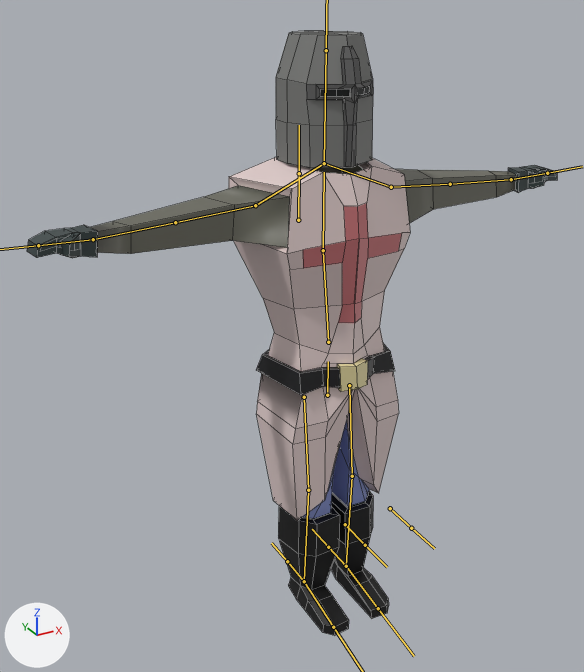
The FBX model KRON/Assets/Rendering/Models/templar.fbx, before and after one commit.
One viewpoint serves both versions: a 50 mm camera at (-1.179, -1.913, 1.923) aimed at (-0.111, 0.03, 0.952). The lights are fixed; the arrows at lower left show +X, +Y and +Z. The bones that bend it are drawn over the model as lines. Mesh edges are drawn as thin lines.
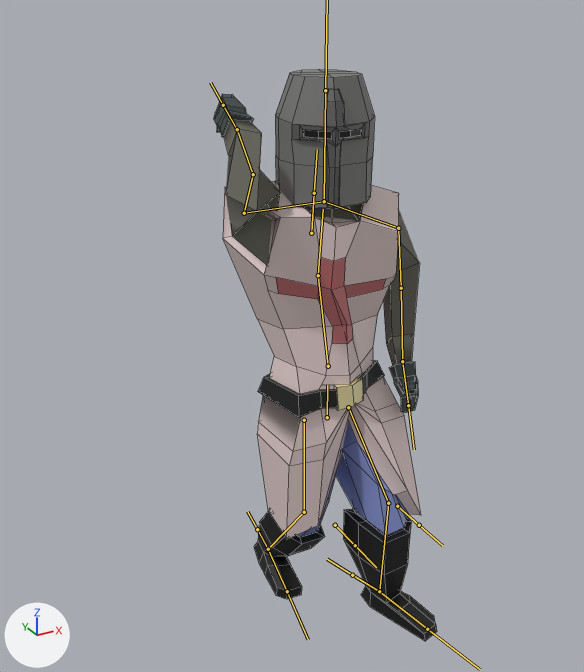
The newer file adds an action. The first version stands in its rest pose; the second is drawn at frame 1 of the action 'Armature|SwordOut'.

Boxes [x1, y1, x2, y2] around the edits, measured in the pictures (584 x 672 px):
'Cylinder', posed (58% narrower)
    before: [27, 31, 557, 635]
    after: [214, 70, 437, 641]
bone 'root', root to tip
    before: (327, 395) to (328, 361)
    after: (327, 417) to (327, 385)
bone 'spine 1', root to tip
    before: (328, 342) to (323, 250)
    after: (328, 366) to (318, 275)
bone 'spine 2', root to tip
    before: (323, 250) to (324, 172)
    after: (318, 275) to (323, 209)
bone 'head', root to tip
    before: (324, 163) to (326, 50)
    after: (324, 201) to (325, 90)
bone 'UpperArm.L', root to tip
    before: (391, 187) to (450, 184)
    after: (398, 228) to (401, 288)
bone 'LowerArm.L', root to tip
    before: (450, 184) to (511, 179)
    after: (401, 288) to (402, 361)
bone 'shoulder.R', root to tip
    before: (324, 163) to (255, 205)
    after: (324, 201) to (244, 213)
bone 'UpperArm.R', root to tip
    before: (255, 205) to (175, 222)
    after: (244, 213) to (253, 174)
bone 'LowerArm.R', root to tip
    before: (175, 222) to (93, 239)
    after: (253, 174) to (237, 129)
bone 'UpperLeg.L', root to tip
    before: (349, 385) to (352, 476)
    after: (348, 407) to (388, 503)
bone 'LowerLeg.L', root to tip
    before: (352, 476) to (346, 566)
    after: (388, 503) to (379, 591)
bone 'Foot.L', root to tip
    before: (346, 566) to (378, 608)
    after: (379, 591) to (427, 629)
bone 'UpperLeg.R', root to tip
    before: (304, 397) to (308, 490)
    after: (304, 420) to (304, 512)
bone 'LowerLeg.R', root to tip
    before: (308, 490) to (304, 581)
    after: (304, 512) to (268, 549)
bone 'Foot.R', root to tip
    before: (304, 581) to (333, 627)
    after: (268, 549) to (287, 591)

What the commit changed:
Bone 'root' (bone_root) moves from (0.0, 0.0, 0.0) to (0.0, -0.081, 0.0).
Bone 'spine 1' (bone_spine_1) turns from (0, 0, 0) to (-7, -4, -1) degrees about its own x, y and z.
Bone 'spine 2' (bone_spine_2) turns from (0, 0, 0) to (24, -16, -2) degrees about its own x, y and z.
Bone 'head' (bone_head) turns from (0, 0, 0) to (-17, 0, 0) degrees about its own x, y and z.
Bone 'UpperArm.L' (bone_upperarm_l) turns from (0, 0, 0) to (-2, 1, -75) degrees about its own x, y and z.
Bone 'LowerArm.L' (bone_lowerarm_l) turns from (0, 0, 0) to (33, 0, -15) degrees about its own x, y and z.
Bone 'shoulder.R' (bone_shoulder_r) turns from (0, 0, 0) to (13, 0, -25) degrees about its own x, y and z.
Bone 'UpperArm.R' (bone_upperarm_r) turns from (0, 0, 0) to (127, 43, 74) degrees about its own x, y and z.
Bone 'LowerArm.R' (bone_lowerarm_r) turns from (0, 0, 0) to (130, 36, 22) degrees about its own x, y and z.
Bone 'UpperLeg.L' (bone_upperleg_l) turns from (0, 0, 0) to (36, -5, 1) degrees about its own x, y and z.
Bone 'LowerLeg.L' (bone_lowerleg_l) turns from (0, 0, 0) to (-38, 1, 2) degrees about its own x, y and z.
Bone 'Foot.L' (bone_foot_l) turns from (0, 0, 0) to (2, -1, 11) degrees about its own x, y and z.
Bone 'UpperLeg.R' (bone_upperleg_r) turns from (0, 0, 0) to (0, 3, -3) degrees about its own x, y and z.
Bone 'LowerLeg.R' (bone_lowerleg_r) turns from (0, 0, 0) to (-35, 0, -1) degrees about its own x, y and z.
Bone 'Foot.R' (bone_foot_r) turns from (0, 0, 0) to (34, 6, -4) degrees about its own x, y and z.
